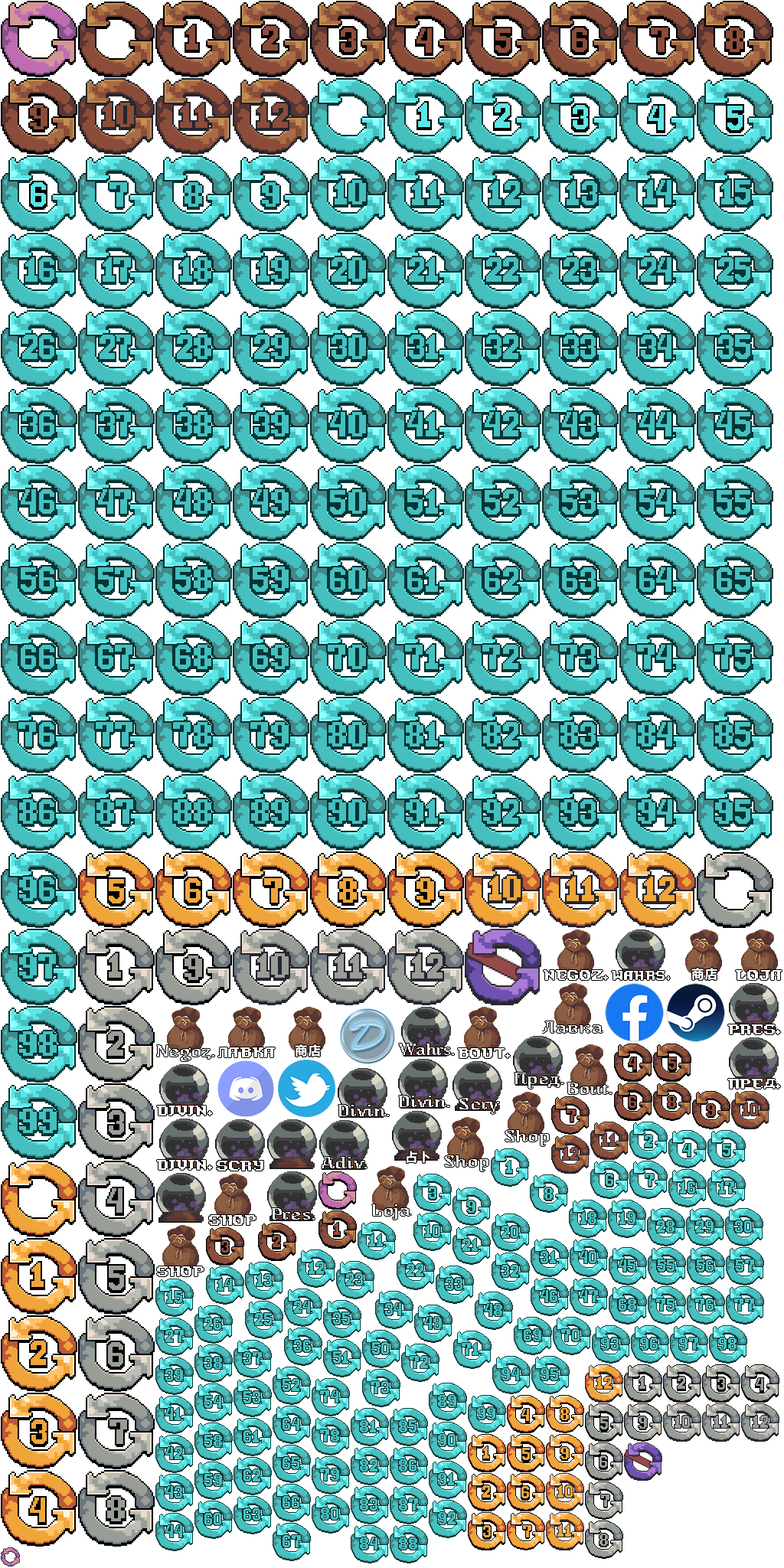
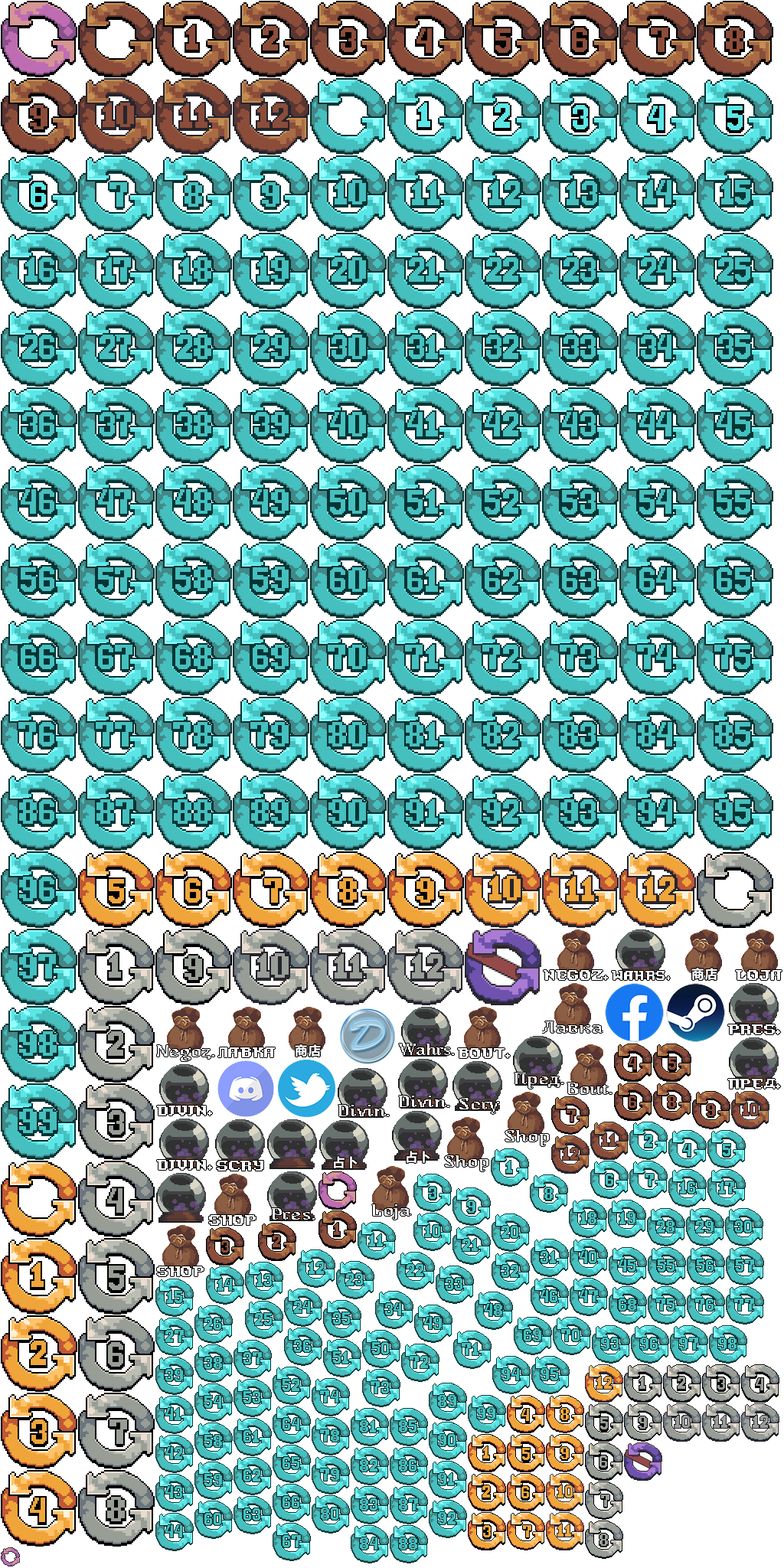
Revision of a layered 784 x 1568 image; what changed, layer by layer:
added group "占卜2" with 2 layers above "占卜" over <box>320,1155,368,1170</box>
added layer "占卜" (1st of 3, in "占卜2") in group "占卜2" over <box>333,1156,358,1169</box>
added layer "图层 3" (1st of 2, in "占卜2") in group "占卜2" over <box>320,1155,368,1170</box>
painted on "图层 1" over <box>320,1155,368,1170</box>